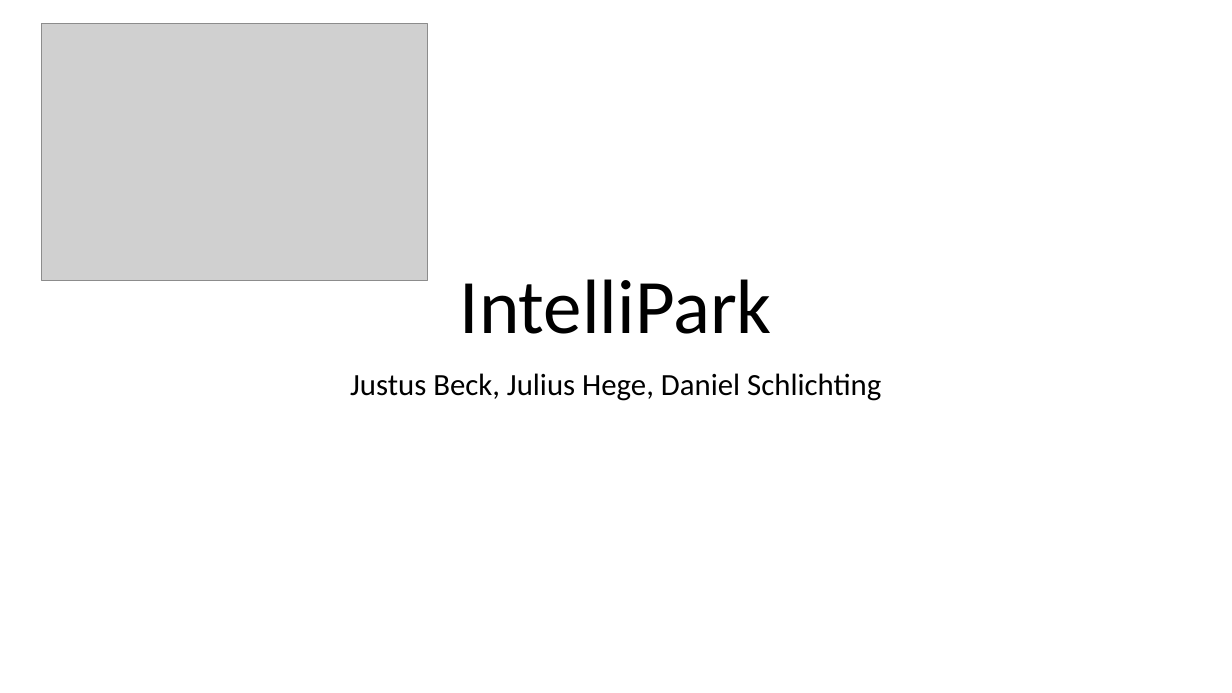
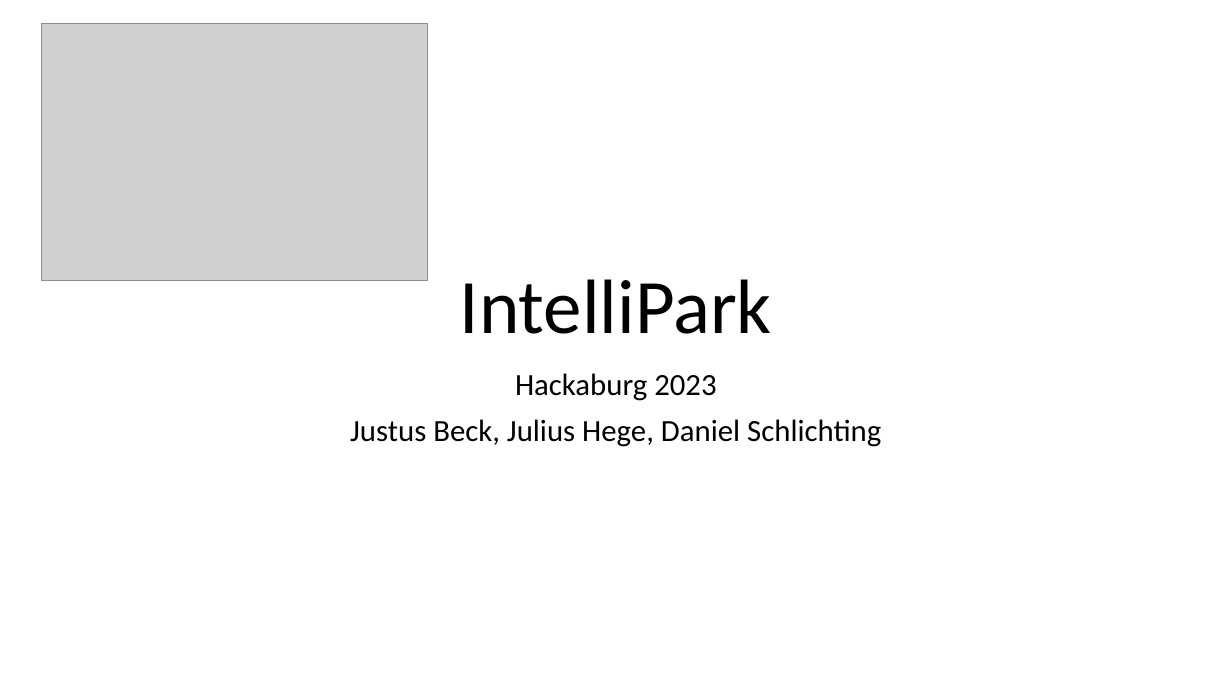
Before and after one commit to JulHeg/PigouvianWidthTax, a slide deck: slide 1 of IntelliPark.pptx. Drawn at 1232x693 pixels with LibreOffice and Linux fonts; fonts in the diff are those of the drawing; grey boxes stand for pictures. Boxes give left, top, right and bottom in pixels: in the first picture for what was removed or moved away, otherwise in the second. Text is boxed around its words. In the diff, an @@ line names an element or a change of style, - is before the commit and + after.

Commit message:
update slides

```diff
--- a/IntelliPark.pptx
+++ b/IntelliPark.pptx
@@ subtitle at (515, 373, 716, 401): paragraph added @@
+Hackaburg 2023
```
Also in this commit, not shown: 1 slide added.
